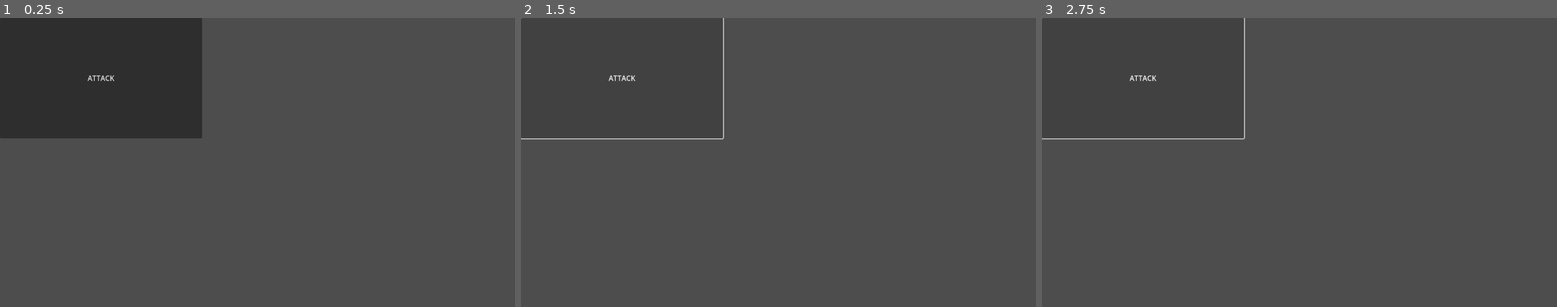
Above: before the commit, frames 1-3 (left to right).
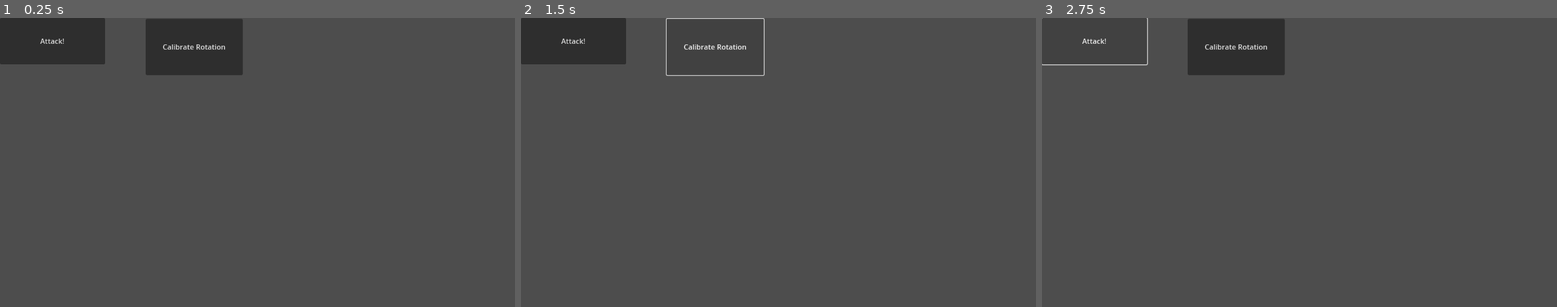
Above: after the commit, the same moments.

Repository: imvenx/arcanepad-godot-sdk
Game: Godot game, scene res://Scenes/Pad/Pad.tscn
Same seed, same stepped clock (60 frames per second), same inputs: the game is played once before the commit and once after it. This scene is started directly instead of the project's main scene.
Inputs:
- Up to frame 1 (0.25 s): no input
- Up to frame 2 (1.5 s): click "ATTACK" (after the commit: "Attack!") at 0.5 s; click "ATTACK" (after the commit: "Calibrate Rotation") at 1.25 s
- Up to frame 3 (2.75 s): click "ATTACK" (after the commit: "Attack!") at 2 s

The runs differ from the first frame. In frame 1, 12% of the frame differs, in the area x 0-48%, y 0-42%; in frame 2, 0.7%; in frame 3, 2.0%.
Error before the commit: Invalid type in function 'emit' in base 'Node (WebsocketService)'. The array of argument 2 (Array) does not have the same element type as the expected typed ar…
Error after the commit: Invalid call. Nonexistent function 'calibrateQuaternion' in base 'Nil'. (res://Scenes/Pad/CalibrateRotationButton.gd:5)

Commit message:
set Arcane.pad to a pad

Diff:
--- a/Arcane_Library/Arcane.gd
+++ b/Arcane_Library/Arcane.gd
@@ -10,15 +10,14 @@
 static var msg: WebsocketService
 static var devices = [AModels.ArcaneDevice]
 static var pads: Array[ArcanePad] = []
-static var internalViewsIds = []
-static var internalPadsIds = []
-static var iframeViewsIds = []
-static var iframePadsIds = []
+static var internalViewsIds: Array[String] = []
+static var internalPadsIds: Array[String] = []
+static var iframeViewsIds: Array[String] = []
+static var iframePadsIds: Array[String] = []
 static var pad:ArcanePad
 
 
 static func init(instance:Node, _deviceType:String):
-
 
     msg = WebsocketService.new(_deviceType)
     instance.add_child(msg)
@@ -61,10 +60,10 @@
 #	print(e)
 
 static func refreshClientsIds(_devices: Array) -> void:
-    var _internalPadsIds: Array = []
-    var _internalViewsIds: Array = []
-    var _iframePadsIds: Array = []
-    var _iframeViewsIds: Array = []
+    var _internalPadsIds: Array[String] = []
+    var _internalViewsIds: Array[String] = []
+    var _iframePadsIds: Array[String] = []
+    var _iframeViewsIds: Array[String] = []
 
     for device in _devices:
         if device.deviceType == AModels.ArcaneDeviceType.pad:
@@ -90,14 +89,16 @@
     var _pads:Array[ArcanePad] = []
 
     var padDevices = []
+
+
     for device in _devices:
         if device.deviceType == AModels.ArcaneDeviceType.pad:
-            var iframeClients = []
-            for client in device.clients:
-                if client.clientType == AModels.ArcaneClientType.iframe:
-                    iframeClients.append(client)
-            if iframeClients.size() > 0:
-                padDevices.append(device)
+            #var iframeClients = []
+            #for client in device.clients:
+                #if client.clientType == AModels.ArcaneClientType.iframe:
+                    #iframeClients.append(client)
+            #if iframeClients.size() > 0:
+            padDevices.append(device)
 
     for padDevice in padDevices:
         var iframeClientId: String
@@ -109,14 +110,17 @@
             elif client.clientType == AModels.ArcaneClientType.internal:
                 internalClientId = client.id
 
-        if iframeClientId == null or iframeClientId == "":
-            printerr("Tried to set pad but iframeClientId was not found")
+        #if iframeClientId == null or iframeClientId == "":
+            #printerr("Tried to set pad but iframeClientId was not found")
+        #
+        #if internalClientId == null or internalClientId == "":
+            #printerr("Tried to set pad but internalClientId was not found")
 
-        if internalClientId == null or internalClientId == "":
-            printerr("Tried to set pad but internalClientId was not found")
+        if internalClientId != null:
 
-        if iframeClientId != null and internalClientId != null:
-            var _pad = ArcanePad.new(padDevice.id, internalClientId, iframeClientId, true, padDevice.user)
+            var user = padDevice.user if padDevice.has('user') else {}
+
+            var _pad = ArcanePad.new(padDevice.id, internalClientId, iframeClientId, true, user)
             _pads.append(_pad)
 
     return _pads
--- a/Arcane_Library/models/AEvents.gd
+++ b/Arcane_Library/models/AEvents.gd
@@ -8,7 +8,7 @@
 
 
 class ArcaneMessageTo:
-    var to: Array[String]
+    var to: Array
     var e: ArcaneBaseEvent
 
     func _init(_e: ArcaneBaseEvent, _to:Array[String]):
--- a/Arcane_Library/services/WebsocketService.gd
+++ b/Arcane_Library/services/WebsocketService.gd
@@ -12,7 +12,6 @@
 var deviceType:String
 var isConnected = false
 
-var host: String
 var protocol:String
 var port:String
 var reverseProxyPort:String
@@ -170,7 +169,7 @@
     #	ws.send(byteArray)
     ws.send_text(msgJson)
 
-func emitToViews(e):
+func emitToViews(e: AEvents.ArcaneBaseEvent):
     emit(e, Arcane.iframeViewsIds)
 
 func emitToPads(e):
--- /dev/null
+++ b/Scenes/Main/Main.gd
@@ -0,0 +1,24 @@
+extends Control
+
+const PadScenePath = "res://Scenes/Pad/Pad.tscn"
+const ViewScenePath = "res://Scenes/View/View.tscn"
+
+
+func _ready():
+    call_deferred("goToPropperScene")
+
+
+func goToPropperScene():
+    if ResourceLoader.exists(PadScenePath) and not ResourceLoader.exists(ViewScenePath):
+        goToPadScene()
+        return
+
+    goToViewScene()
+
+
+func goToPadScene():
+    get_tree().change_scene_to_file(PadScenePath)
+
+
+func goToViewScene():
+    get_tree().change_scene_to_file(ViewScenePath)
--- /dev/null
+++ b/Scenes/Main/Main.tscn
@@ -0,0 +1,12 @@
+[gd_scene load_steps=2 format=3 uid="uid://dclmt1al4x0er"]
+
+[ext_resource type="Script" path="res://Scenes/Main/Main.gd" id="1_y47u3"]
+
+[node name="Main" type="Control"]
+layout_mode = 3
+anchors_preset = 15
+anchor_right = 1.0
+anchor_bottom = 1.0
+grow_horizontal = 2
+grow_vertical = 2
+script = ExtResource("1_y47u3")
--- /dev/null
+++ b/Scenes/Pad/CalibrateRotationButton.gd
@@ -0,0 +1,5 @@
+extends Button
+
+
+func _on_pressed():
+    Arcane.pad.calibrateQuaternion()
--- a/Scenes/Pad/Pad.tscn
+++ b/Scenes/Pad/Pad.tscn
@@ -1,7 +1,8 @@
-[gd_scene load_steps=3 format=3 uid="uid://c053s22k8v8d5"]
+[gd_scene load_steps=4 format=3 uid="uid://c053s22k8v8d5"]
 
 [ext_resource type="Script" path="res://Scenes/Pad/Pad.gd" id="1_6lrkq"]
 [ext_resource type="Script" path="res://Scenes/Pad/AttackButton.gd" id="1_kp2kr"]
+[ext_resource type="Script" path="res://Scenes/Pad/CalibrateRotationButton.gd" id="2_epnha"]
 
 [node name="Control" type="Control"]
 layout_mode = 3
@@ -14,9 +15,19 @@
 
 [node name="AttackButton" type="Button" parent="."]
 layout_mode = 0
-offset_right = 452.0
-offset_bottom = 270.0
-text = "ATTACK"
+offset_right = 235.0
+offset_bottom = 104.0
+text = "Attack!"
 script = ExtResource("1_kp2kr")
 
+[node name="CalibrateRotationButton" type="Button" parent="."]
+layout_mode = 0
+offset_left = 326.0
+offset_top = 2.0
+offset_right = 543.0
+offset_bottom = 128.0
+text = "Calibrate Rotation"
+script = ExtResource("2_epnha")
+
 [connection signal="pressed" from="AttackButton" to="AttackButton" method="_on_pressed"]
+[connection signal="pressed" from="CalibrateRotationButton" to="CalibrateRotationButton" method="_on_pressed"]
--- a/Scenes/View.tscn
+++ /dev/null
@@ -1,22 +0,0 @@
-[gd_scene load_steps=3 format=3 uid="uid://btmibu7tloi4g"]
-
-[ext_resource type="Script" path="res://Arcane_Library/Arcane.gd" id="1_ey1mr"]
-[ext_resource type="Script" path="res://Scripts/PlayersManager.gd" id="2_0utso"]
-
-[node name="View" type="Node3D"]
-
-[node name="Arcane_Library" type="Node" parent="."]
-script = ExtResource("1_ey1mr")
-
-[node name="PlayersManager" type="Node" parent="."]
-script = ExtResource("2_0utso")
-
-[node name="Camera3D" type="Camera3D" parent="."]
-transform = Transform3D(1, 0, 0, 0, 1, 0, 0, 0, 1, 0, 0, 3.03792)
-
-[node name="RichTextLabel" type="RichTextLabel" parent="."]
-offset_left = 100.0
-offset_top = 52.0
-offset_right = 623.0
-offset_bottom = 356.0
-text = "VIEW!"
--- a/Scenes/Player/Player.gd
+++ b/Scenes/View/Player/Player.gd
@@ -16,8 +16,10 @@
 func _process(delta):
     self.transform.basis = Basis(padQuaternion)
 
+
 func onAttack():
     print("Attack!")
+
 
 func onGetQuaternion(e):
     padQuaternion.x = -e.x
--- a/Scenes/Player/Player.tscn
+++ b/Scenes/View/Player/Player.tscn
@@ -1,10 +1,10 @@
 [gd_scene load_steps=3 format=3 uid="uid://yn6xh5meu48w"]
 
-[ext_resource type="Script" path="res://Scenes/Player/Player.gd" id="1_fojdw"]
+[ext_resource type="Script" path="res://Scenes/View/Player/Player.gd" id="1_d673a"]
 
 [sub_resource type="BoxMesh" id="BoxMesh_pjil2"]
 size = Vector3(1, 2, 0.1)
 
 [node name="MeshInstance3D" type="MeshInstance3D"]
 mesh = SubResource("BoxMesh_pjil2")
-script = ExtResource("1_fojdw")
+script = ExtResource("1_d673a")
--- a/Scripts/PlayersManager.gd
+++ b/Scenes/View/View.gd
@@ -5,7 +5,7 @@
 #var playerPrefab := preload("res://path/to/playerPrefab.tscn")  # Replace with actual path
 var gameStarted := false
 var isGamePaused := false
-var playerScene = preload("res://Scenes/Player/Player.tscn")
+var playerScene = preload("res://Scenes/View/Player/Player.tscn")
 
 func _ready():
     Arcane.init(self, "view")
--- /dev/null
+++ b/Scenes/View/View.tscn
@@ -0,0 +1,16 @@
+[gd_scene load_steps=2 format=3 uid="uid://btmibu7tloi4g"]
+
+[ext_resource type="Script" path="res://Scenes/View/View.gd" id="2_0utso"]
+
+[node name="View" type="Node3D"]
+script = ExtResource("2_0utso")
+
+[node name="Camera3D" type="Camera3D" parent="."]
+transform = Transform3D(1, 0, 0, 0, 1, 0, 0, 0, 1, 0, 0, 3.03792)
+
+[node name="RichTextLabel" type="RichTextLabel" parent="."]
+offset_left = 100.0
+offset_top = 52.0
+offset_right = 623.0
+offset_bottom = 356.0
+text = "VIEW!"
--- a/project.godot
+++ b/project.godot
@@ -11,7 +11,7 @@
 [application]
 
 config/name="arcanepad-godot-sdk"
-run/main_scene="res://Scenes/View.tscn"
+run/main_scene="res://Scenes/Main/Main.tscn"
 config/features=PackedStringArray("4.3", "GL Compatibility")
 config/icon="res://icon.svg"
 
Not shown, changed: export_presets.cfg
